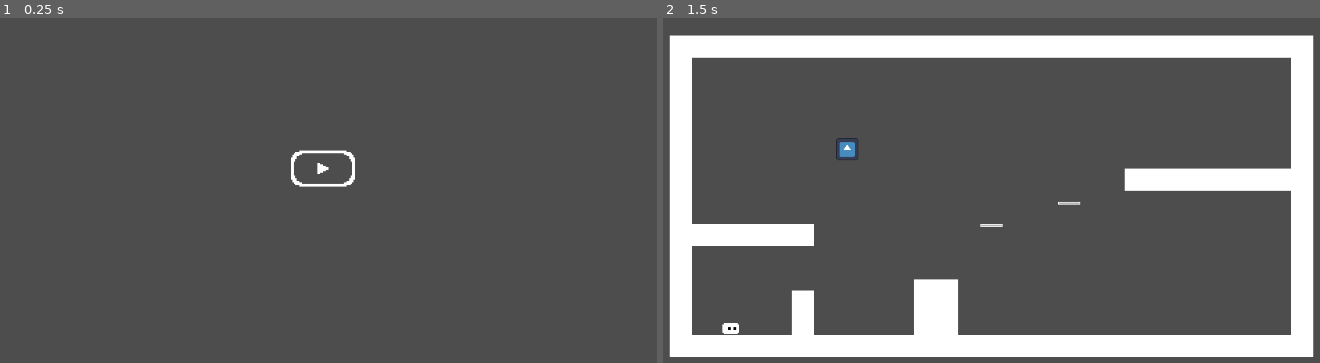
Above: before the commit, frames 1-2 (left to right).
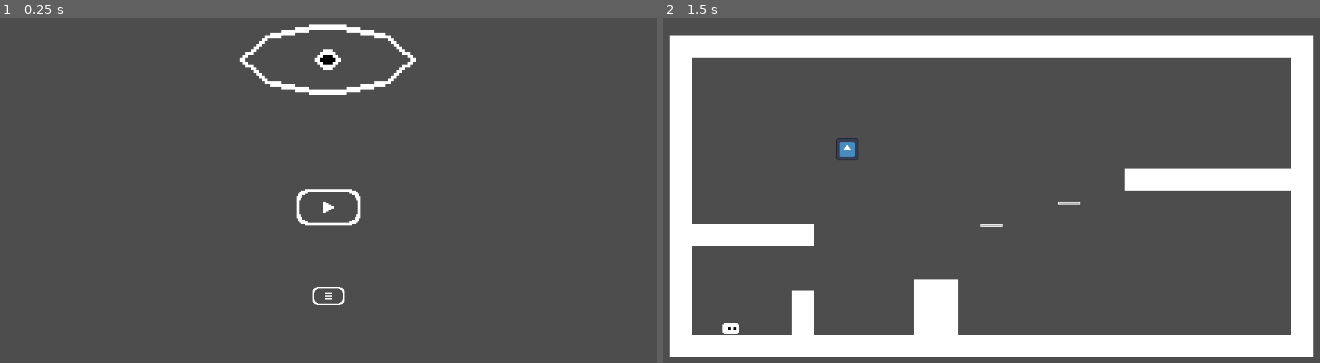
Above: after the commit, the same moments.

Repository: Sir-Hi/Eyes-to-Reality
Game: Godot game, scene res://Scenes/title_screen.tscn
Two runs of this game, one before a commit and one after it. Both use one fixed random seed, a clock stepped at 60 frames per second and the inputs below. The engine's default icon, where the game draws it, is replaced by a stand-in: a white triangle on a blue panel in a dark square.
Inputs (mouse positions are in pixels of both pictures, inside the frame that each line leads up to; where the layout moved, square brackets give the same spot in the first picture):
- Up to frame 1 (0.25 s): no input
- Up to frame 2 (1.5 s): click (991, 297) at 0.52 s; click (991, 207) [984, 169] at 1.25 s

The runs differ from the first frame. In frame 1, 1.9% of the frame differs, in the area x 36-64%, y 1-84%; in frame 2, nothing differs.

Commit message:
more stuff

Diff:
--- a/Scenes/title_screen.tscn
+++ b/Scenes/title_screen.tscn
@@ -1,27 +1,33 @@
-[gd_scene load_steps=5 format=3 uid="uid://bpnf0ws5logs3"]
+[gd_scene load_steps=8 format=3 uid="uid://bpnf0ws5logs3"]
 
 [ext_resource type="Texture2D" uid="uid://dqvuf8um70qv8" path="res://Art/Play button.png" id="1_12v81"]
 [ext_resource type="Script" path="res://Scripts/title_screen.gd" id="1_ck6w3"]
+[ext_resource type="Texture2D" uid="uid://da2w3ckvyyuqi" path="res://Art/Level select button.png" id="3_27v1v"]
+[ext_resource type="Texture2D" uid="uid://h8tfuyr8llum" path="res://Art/Eye open.png" id="4_a40e5"]
 
 [sub_resource type="Theme" id="Theme_i8g7y"]
 
 [sub_resource type="StyleBoxEmpty" id="StyleBoxEmpty_g306g"]
+
+[sub_resource type="StyleBoxEmpty" id="StyleBoxEmpty_p2i7o"]
 
 [node name="Title Screen" type="Control"]
 layout_mode = 3
 anchors_preset = 15
 anchor_right = 1.0
 anchor_bottom = 1.0
+offset_left = 16.0
+offset_right = 16.0
 grow_horizontal = 2
 grow_vertical = 2
 script = ExtResource("1_ck6w3")
 
 [node name="PlayButton" type="Button" parent="."]
 layout_mode = 0
-offset_left = 520.0
-offset_top = 256.0
-offset_right = 616.0
-offset_bottom = 320.0
+offset_left = 512.0
+offset_top = 312.0
+offset_right = 608.0
+offset_bottom = 376.0
 theme = SubResource("Theme_i8g7y")
 theme_override_styles/focus = SubResource("StyleBoxEmpty_g306g")
 theme_override_styles/disabled_mirrored = SubResource("StyleBoxEmpty_g306g")
@@ -40,4 +46,31 @@
 scale = Vector2(2, 2)
 texture = ExtResource("1_12v81")
 
+[node name="Button" type="Button" parent="."]
+layout_mode = 0
+offset_left = 536.0
+offset_top = 456.0
+offset_right = 584.0
+offset_bottom = 488.0
+theme_override_styles/focus = SubResource("StyleBoxEmpty_p2i7o")
+theme_override_styles/disabled_mirrored = SubResource("StyleBoxEmpty_p2i7o")
+theme_override_styles/disabled = SubResource("StyleBoxEmpty_p2i7o")
+theme_override_styles/hover_pressed_mirrored = SubResource("StyleBoxEmpty_p2i7o")
+theme_override_styles/hover_pressed = SubResource("StyleBoxEmpty_p2i7o")
+theme_override_styles/hover_mirrored = SubResource("StyleBoxEmpty_p2i7o")
+theme_override_styles/hover = SubResource("StyleBoxEmpty_p2i7o")
+theme_override_styles/pressed_mirrored = SubResource("StyleBoxEmpty_p2i7o")
+theme_override_styles/pressed = SubResource("StyleBoxEmpty_p2i7o")
+theme_override_styles/normal_mirrored = SubResource("StyleBoxEmpty_p2i7o")
+theme_override_styles/normal = SubResource("StyleBoxEmpty_p2i7o")
+
+[node name="Sprite2D" type="Sprite2D" parent="Button"]
+position = Vector2(24, 16)
+texture = ExtResource("3_27v1v")
+
+[node name="EyeOpen" type="Sprite2D" parent="."]
+position = Vector2(560, 208)
+scale = Vector2(2, 2)
+texture = ExtResource("4_a40e5")
+
 [connection signal="pressed" from="PlayButton" to="." method="_on_play_button_pressed"]
Binary file changed: Art/Eye open.png
